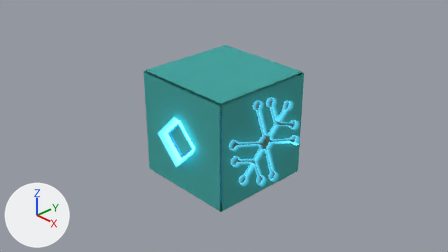
What one commit did to the Blender file box-3.0.blend.
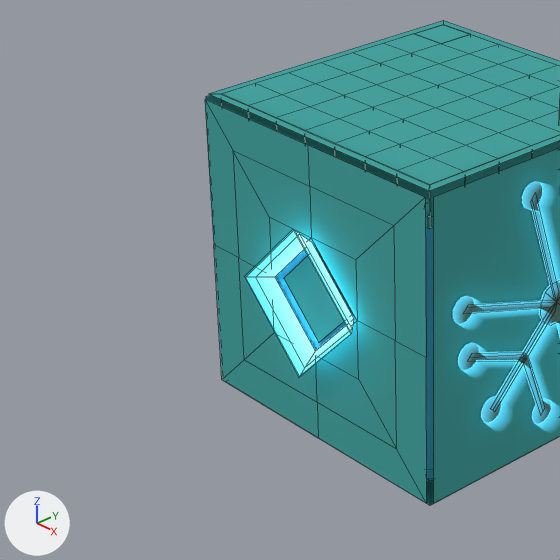
Each version is shown from the file's camera 'Camera', then close up on the part from 16% to 59% of the width and 15% to 92% of the height. Arrows for +X, +Y and +Z are at lower left; the lights stay in place. The close-ups show mesh edges as thin lines.

Objects in the first close-up: 'Plane', 'Plane.001', 'core', 'drip-panel', 'top-cube.034', 'top-cube.041', 'top-cube.045', 'top-cube.046', 'top-cube.047', 'top-cube.048', 'top-panel', 'torch-panel'.
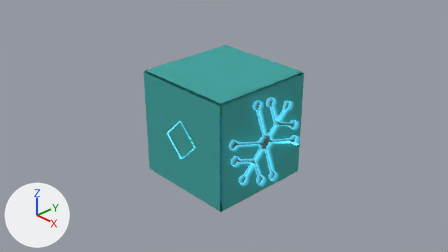
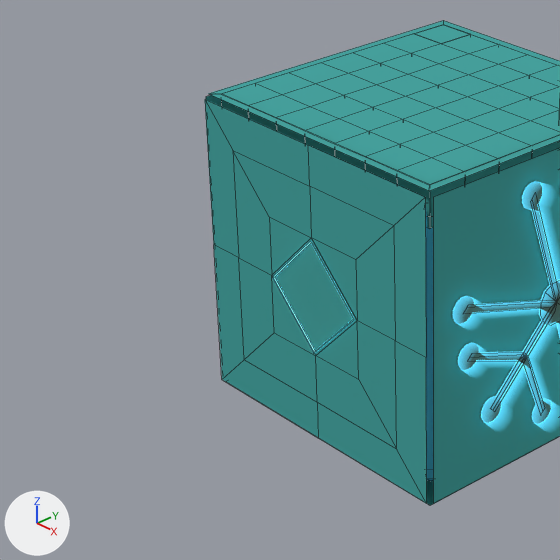
Boxes (x1, y1, x2, y2) around the edits, measured in the close-ups (560 x 560 px):
'torch-cover', added (cyan)
    after: (272, 238, 357, 356)
'Plane', deleted
    before: (261, 234, 354, 367)
'Plane.001', deleted (cyan)
    before: (284, 248, 352, 342)
'torch-glow', added
    after: (274, 242, 354, 352)

The change, as a list of edits to the scene's bpy script:
```text
Add me_plane_1:
    me_plane_1.from_pydata(...)  # 8 vertices, 4 faces; spans x -0.373..0.373, y -0.021..0.0, z -0.373..0.373
    me_plane_1.materials.append(mat_glow)
Add me_plane_002_1:
    me_plane_002_1.from_pydata([(-0.352, -0.036, -0.352), (0.352, -0.036, -0.352), (-0.352, -0.036, 0.352), (0.352, -0.036, 0.352)], [], [(0, 1, 3, 2)])
    me_plane_002_1.materials.append(mat_panel)  # cyan #48a5a1
Remove ob_plane:
    ob_plane = bpy.data.objects.new('Plane', me_plane)
    ob_plane.location = (0.0, -1.0, 0.0)
    ob_plane.scale = (1.0, 0.521, 1.0)
Remove ob_plane_001:
    ob_plane_001 = bpy.data.objects.new('Plane.001', me_plane_002)
    ob_plane_001.location = (0.0, -0.972, 0.0)
    ob_plane_001.rotation_euler = (0.0, 0.785, 0.0)  # degrees (0, 45, 0)
    ob_plane_001.scale = (0.787, 0.787, 0.787)
Add ob_torch_glow:
    ob_torch_glow = bpy.data.objects.new('torch-glow', me_plane_1)
    ob_torch_glow.parent = ob_torch_panel
    ob_torch_glow.matrix_parent_inverse = Matrix(((1.029, 0.0, 0.0, 0.0), (0.0, 1.029, 0.0, 1.029), (0.0, 0.0, 1.029, 0.0), (0.0, 0.0, 0.0, 1.0)))
    ob_torch_glow.location = (0.0, -1.0, 0.0)
    ob_torch_glow.scale = (1.0, 0.521, 1.0)
Add ob_torch_cover:
    ob_torch_cover = bpy.data.objects.new('torch-cover', me_plane_002_1)
    ob_torch_cover.parent = ob_torch_panel
    ob_torch_cover.matrix_parent_inverse = Matrix(((1.029, 0.0, 0.0, 0.0), (0.0, 1.029, 0.0, 1.029), (0.0, 0.0, 1.029, 0.0), (0.0, 0.0, 0.0, 1.0)))
    ob_torch_cover.location = (0.0, -0.972, 0.0)
    ob_torch_cover.rotation_euler = (0.0, 0.785, 0.0)  # degrees (0, 45, 0)
    ob_torch_cover.scale = (0.787, 0.787, 0.787)
```
